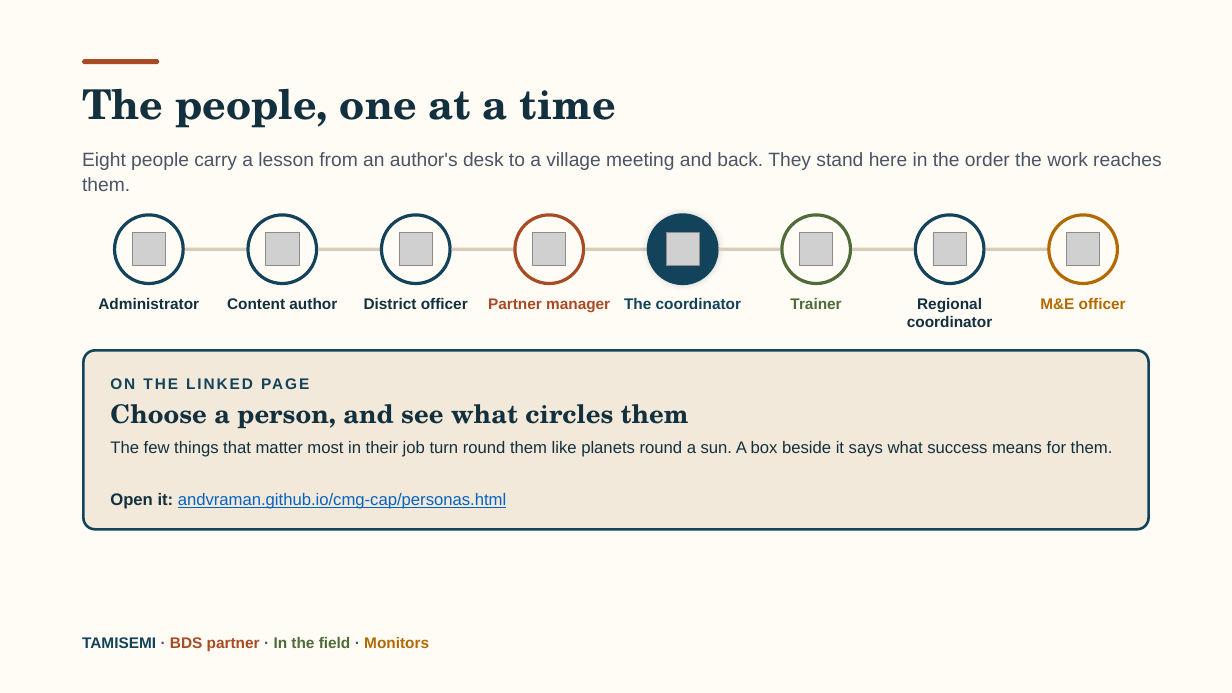
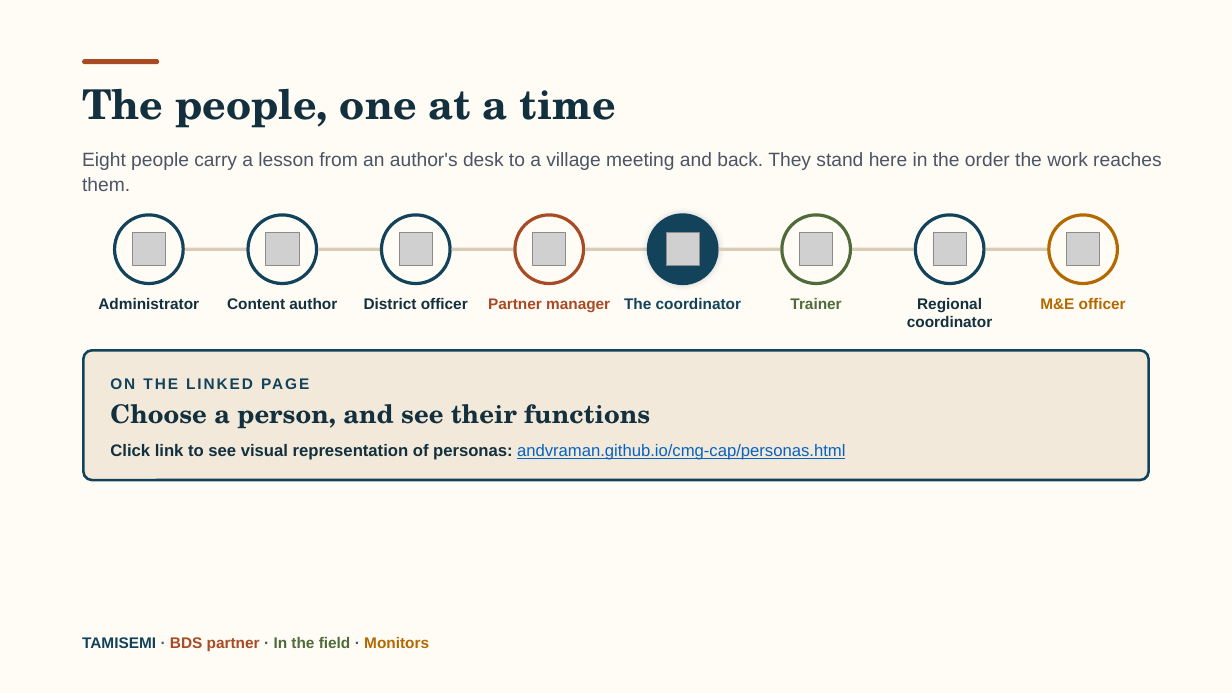
Before and after one commit to andvraman/cmg-cap, a slide deck: slide 6 of CMG-Training-system-introduction.pptx. Drawn at 1232x693 pixels with LibreOffice and Linux fonts; fonts in the diff are those of the drawing; grey boxes stand for pictures. Boxes give left, top, right and bottom in pixels: in the first picture for what was removed or moved away, otherwise in the second. Text is boxed around its words. In the diff, an @@ line names an element or a change of style, - is before the commit and + after.

```diff
--- a/CMG-Training-system-introduction.pptx
+++ b/CMG-Training-system-introduction.pptx
@@ rounded rectangle: place and size @@
-rounded rectangle at bbox=[83, 350, 1149, 530]
+rounded rectangle at bbox=[83, 350, 1149, 480]
@@ text at bbox=[110, 404, 650, 429]: text changed @@
-Choose a person, and see what circles them
+Choose a person, and see their functions
@@ text at bbox=[110, 444, 845, 460]: text changed; text colour #0563C1 to #12303D; bold on @@
-Open it: andvraman.github.io/cmg-cap/personas.html
+Click link to see visual representation of personas: andvraman.github.io/cmg-cap/personas.html
@@ text removed at bbox=[110, 441, 1113, 457] @@
-The few things that matter most in their job turn round them like planets round a sun. A box beside it says what success means for them.
```
Also in this commit, not shown: 3 other slides changed, 1 other file.
